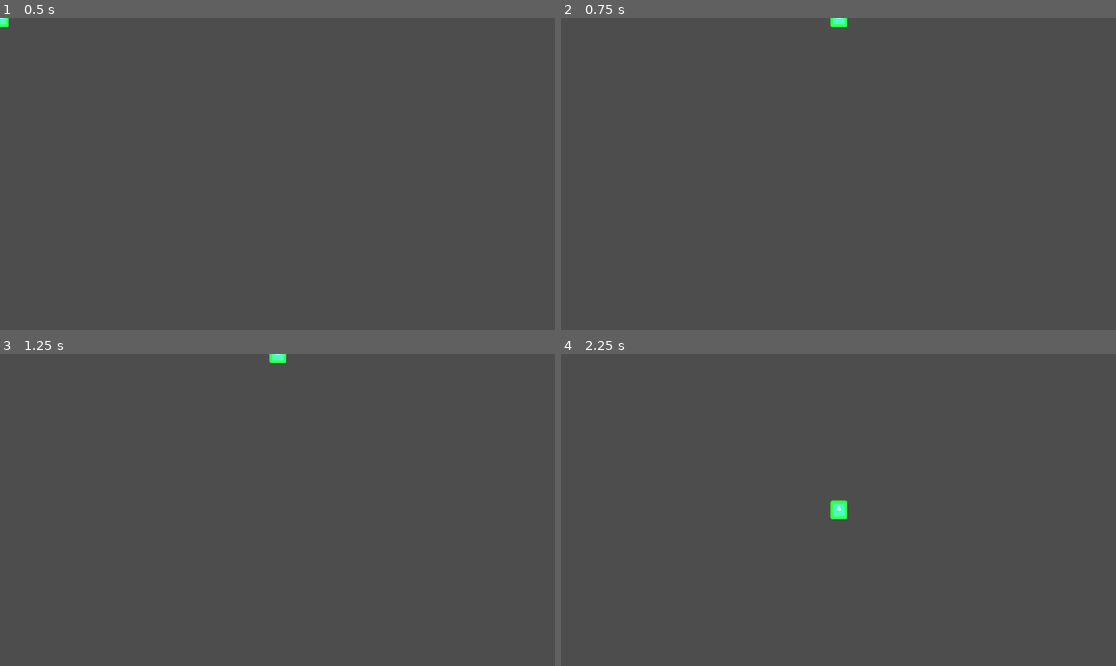
Above: before the commit, frames 1-4 (two rows, left to right).
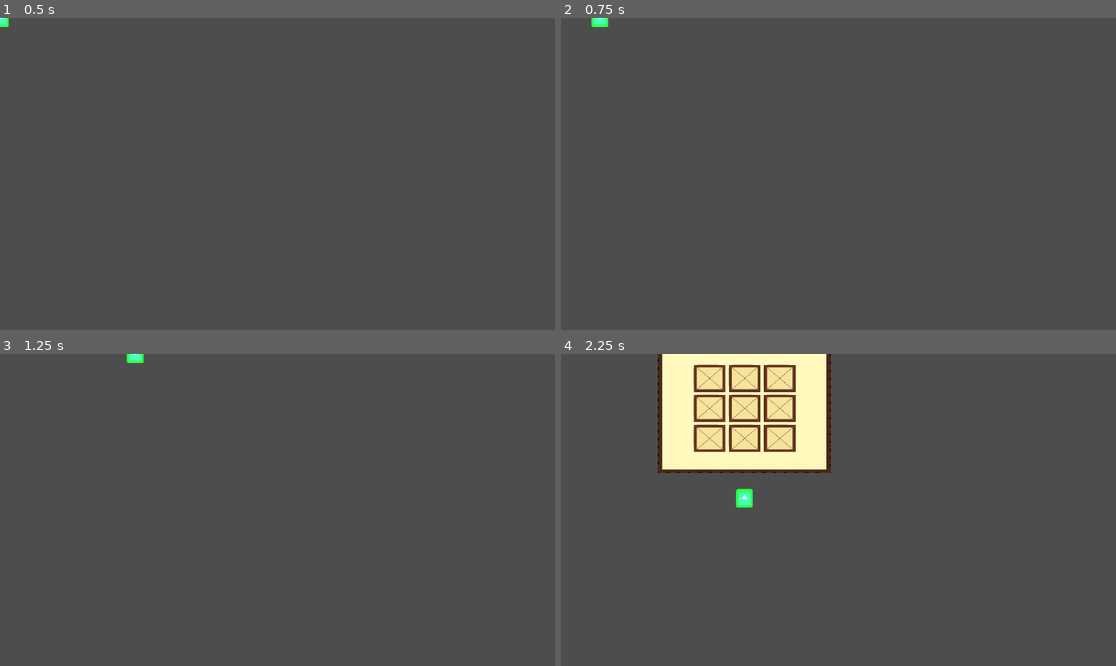
Above: after the commit, the same moments.

Repository: alexbowes51/Semester-2-Project
Game: Godot game, scene res://Scenes/player/player.tscn
Same seed, same stepped clock (60 frames per second), same inputs: the game is played once before the commit and once after it. The engine's default icon, where the game draws it, is replaced by a stand-in: a white triangle on a blue panel in a dark square.
Inputs:
- Up to frame 1 (0.5 s): no input
- Up to frame 2 (0.75 s): tap Enter at 0.5 s; hold Right (ui_right) from 0.53 s (still down); tap I (i, bound only after the commit) at 0.6 s
- Up to frame 3 (1.25 s): keep holding Right (ui_right)
- Up to frame 4 (2.25 s): release Right (ui_right) at 1.28 s; hold Down (ui_down) 1.28-2.03 s; tap I (i, bound only after the commit) at 1.35, 2.1 s; hold Right (ui_right) from 2.03 s (still down)

Frame 1 is identical in both runs. In frame 2, 0.2% of the frame differs, in the area x 5-52%, y 0-3%; in frame 3, 0.2%; in frame 4, 12%, in the area x 17-52%, y 0-54%.
Error after the commit: Parse Error: Cannot find member "items" in base "Inventory". (res://Inventory/Inventory_UI.gd:9)

Commit message:
started inventory

Diff:
--- /dev/null
+++ b/Inventory/Inventory_Item.gd
@@ -0,0 +1,6 @@
+extends Resource
+
+class_name Inventory_Item
+
+@export var name: String = ""
+@export var texture: Texture2D
--- /dev/null
+++ b/Inventory/Inventory_UI.gd
@@ -0,0 +1,30 @@
+extends Control
+
+@onready var inv : Inventory = preload("res://Inventory/player_Inventory.tres")
+@onready var slots: Array = $NinePatchRect/GridContainer.get_children()
+
+var is_open = false
+
+func update_slots():
+	for i in range(min(Inventory.items.size(), slots.size())):
+		slots[i].update(Inventory.items[i])
+
+func _ready():
+	update_slots()
+	close()
+
+func open():
+	visible = true
+	is_open = true
+
+
+func close():
+	visible = false
+	is_open = false
+
+func _process(delta):
+	if Input.is_action_just_pressed("i"):
+		if is_open:
+			close()
+		else:
+			open()
--- /dev/null
+++ b/Inventory/inventory.gd
@@ -0,0 +1,5 @@
+extends Resource
+
+class_name Inventory
+
+@export var items: Array[Inventory_Item]
--- /dev/null
+++ b/Inventory/inventory_slot_ui.gd
@@ -0,0 +1,11 @@
+extends Panel
+
+
+@onready var item_visual: Sprite2D = $item_display
+
+func update(items : Inventory):
+	if !items:
+		item_visual.visible = false
+	else:
+		item_visual.visible = true
+		item_visual.texture = items.texture
--- /dev/null
+++ b/Inventory/inventory_slot_ui.tscn
@@ -0,0 +1,17 @@
+[gd_scene load_steps=3 format=3 uid="uid://cvkx60yshxptc"]
+
+[ext_resource type="Script" path="res://Inventory/inventory_slot_ui.gd" id="1_btglw"]
+[ext_resource type="Texture2D" uid="uid://o0ffakvw437d" path="res://Art/Inventory/pixil-frame-0 (8).png" id="1_j8fhu"]
+
+[node name="Inventory_Slot_UI" type="Panel"]
+custom_minimum_size = Vector2(16, 16)
+offset_right = 18.0
+offset_bottom = 18.0
+script = ExtResource("1_btglw")
+
+[node name="Sprite2D" type="Sprite2D" parent="."]
+scale = Vector2(0.36, 0.36)
+texture = ExtResource("1_j8fhu")
+centered = false
+
+[node name="item_display" type="Sprite2D" parent="."]
--- /dev/null
+++ b/Inventory/inventory_ui.tscn
@@ -0,0 +1,68 @@
+[gd_scene load_steps=4 format=3 uid="uid://cv24ug4cywu32"]
+
+[ext_resource type="Texture2D" uid="uid://bfchbl8thvulv" path="res://Art/Inventory/pixil-frame-0 (9).png" id="1_21ghs"]
+[ext_resource type="Script" path="res://Inventory/Inventory_UI.gd" id="1_78xnh"]
+[ext_resource type="PackedScene" uid="uid://cvkx60yshxptc" path="res://Inventory/inventory_slot_ui.tscn" id="2_qw55u"]
+
+[node name="Inventory_UI" type="Control"]
+texture_filter = 1
+layout_mode = 3
+anchors_preset = 0
+offset_right = 199.0
+offset_bottom = 169.0
+script = ExtResource("1_78xnh")
+
+[node name="NinePatchRect" type="NinePatchRect" parent="."]
+layout_mode = 0
+offset_right = 197.0
+offset_bottom = 170.0
+texture = ExtResource("1_21ghs")
+patch_margin_left = 1
+patch_margin_top = 1
+patch_margin_right = 1
+patch_margin_bottom = 1
+
+[node name="GridContainer" type="GridContainer" parent="NinePatchRect"]
+custom_minimum_size = Vector2(10, 10)
+layout_mode = 1
+anchors_preset = 8
+anchor_left = 0.5
+anchor_top = 0.5
+anchor_right = 0.5
+anchor_bottom = 0.5
+offset_left = -47.5
+offset_top = -49.0
+offset_right = 25.5
+offset_bottom = 17.0
+grow_horizontal = 2
+grow_vertical = 2
+scale = Vector2(2, 2)
+pivot_offset = Vector2(10, 10)
+columns = 3
+
+[node name="1" parent="NinePatchRect/GridContainer" instance=ExtResource("2_qw55u")]
+layout_mode = 2
+
+[node name="Inventory_Slot_UI2" parent="NinePatchRect/GridContainer" instance=ExtResource("2_qw55u")]
+layout_mode = 2
+
+[node name="Inventory_Slot_UI3" parent="NinePatchRect/GridContainer" instance=ExtResource("2_qw55u")]
+layout_mode = 2
+
+[node name="Inventory_Slot_UI4" parent="NinePatchRect/GridContainer" instance=ExtResource("2_qw55u")]
+layout_mode = 2
+
+[node name="Inventory_Slot_UI5" parent="NinePatchRect/GridContainer" instance=ExtResource("2_qw55u")]
+layout_mode = 2
+
+[node name="Inventory_Slot_UI6" parent="NinePatchRect/GridContainer" instance=ExtResource("2_qw55u")]
+layout_mode = 2
+
+[node name="Inventory_Slot_UI7" parent="NinePatchRect/GridContainer" instance=ExtResource("2_qw55u")]
+layout_mode = 2
+
+[node name="Inventory_Slot_UI8" parent="NinePatchRect/GridContainer" instance=ExtResource("2_qw55u")]
+layout_mode = 2
+
+[node name="9" parent="NinePatchRect/GridContainer" instance=ExtResource("2_qw55u")]
+layout_mode = 2
--- /dev/null
+++ b/Inventory/items/Bottles.tres
@@ -0,0 +1,9 @@
+[gd_resource type="Resource" script_class="Inventory_Item" load_steps=3 format=3 uid="uid://dht03vjqgv12j"]
+
+[ext_resource type="Script" path="res://Inventory/Inventory_Item.gd" id="1_ahrqs"]
+[ext_resource type="Texture2D" uid="uid://bjkf1blilc330" path="res://Art/Items/Bottles.png" id="2_ym50o"]
+
+[resource]
+script = ExtResource("1_ahrqs")
+name = "Bottle"
+texture = ExtResource("2_ym50o")
--- /dev/null
+++ b/Inventory/player_Inventory.tres
@@ -0,0 +1,9 @@
+[gd_resource type="Resource" script_class="Inventory" load_steps=4 format=3 uid="uid://57ap7oxacyuy"]
+
+[ext_resource type="Script" path="res://Inventory/Inventory_Item.gd" id="1_eq1b7"]
+[ext_resource type="Resource" uid="uid://dht03vjqgv12j" path="res://Inventory/items/Bottles.tres" id="2_ia4ao"]
+[ext_resource type="Script" path="res://Inventory/inventory.gd" id="3_fphtw"]
+
+[resource]
+script = ExtResource("3_fphtw")
+items = Array[ExtResource("1_eq1b7")]([ExtResource("2_ia4ao"), null, null, null, ExtResource("2_ia4ao"), null, null, null, ExtResource("2_ia4ao")])
--- a/Scenes/enemys/enemy1.tscn
+++ b/Scenes/enemys/enemy1.tscn
@@ -11,6 +11,6 @@
 scale = Vector2(0.00334821, 0.00334821)
 texture = ExtResource("1_o6kx5")
 
-[node name="CollisionShape2D" type="CollisionShape2D" parent="Sprite2D"]
-scale = Vector2(149.334, 149.333)
+[node name="CollisionShape2D" type="CollisionShape2D" parent="."]
+scale = Vector2(0.500002, 0.499998)
 shape = SubResource("RectangleShape2D_dhuhu")
--- a/Scenes/player/player.tscn
+++ b/Scenes/player/player.tscn
@@ -1,13 +1,44 @@
-[gd_scene load_steps=4 format=3 uid="uid://dwmhxdnbbb5cd"]
+[gd_scene load_steps=6 format=3 uid="uid://dwmhxdnbbb5cd"]
 
-[ext_resource type="Script" path="res://Scripts/Player/player.gd" id="1_5acm0"]
+[ext_resource type="Resource" uid="uid://57ap7oxacyuy" path="res://Inventory/player_Inventory.tres" id="1_4owyj"]
 [ext_resource type="Texture2D" uid="uid://dbjf424rm2cyj" path="res://Art/Default/icon.svg" id="1_u2fgw"]
+[ext_resource type="PackedScene" uid="uid://cv24ug4cywu32" path="res://Inventory/inventory_ui.tscn" id="3_jvthm"]
+
+[sub_resource type="GDScript" id="GDScript_pbkry"]
+script/source = "extends CharacterBody2D
+
+
+const SPEED = 400.0
+const JUMP_VELOCITY = -400.0
+
+@export var inv : Inventory
+
+func _physics_process(delta: float) -> void:
+	# Get the input direction and handle the movement/deceleration.
+	# As good practice, you should replace UI actions with custom gameplay actions.
+	var directionLR := Input.get_axis(\"ui_left\", \"ui_right\")
+	var directionUD := Input.get_axis(\"ui_up\", \"ui_down\")
+
+	if directionLR:
+		velocity.x = directionLR * SPEED
+	else:
+		velocity.x = move_toward(velocity.x, 0, SPEED)
+
+	if directionUD:
+		velocity.y = directionUD * SPEED
+	else:
+		velocity.y = move_toward(velocity.y,0,SPEED)
+
+
+	move_and_slide()
+"
 
 [sub_resource type="RectangleShape2D" id="RectangleShape2D_clkjh"]
 size = Vector2(36, 40)
 
 [node name="CharacterBody2D" type="CharacterBody2D"]
-script = ExtResource("1_5acm0")
+script = SubResource("GDScript_pbkry")
+inv = ExtResource("1_4owyj")
 
 [node name="Sprite2D" type="Sprite2D" parent="."]
 modulate = Color(1, 100, 1, 1)
@@ -24,3 +55,10 @@
 limit_top = 0
 limit_right = 32500
 limit_bottom = 19600
+
+[node name="Inventory_UI" parent="." instance=ExtResource("3_jvthm")]
+offset_left = -179.0
+offset_top = -318.0
+offset_right = 18.0
+offset_bottom = -149.0
+scale = Vector2(1.8217, 1.55831)
--- a/Scripts/Player/player.gd
+++ b/Scripts/Player/player.gd
@@ -1,7 +1,7 @@
 extends CharacterBody2D
 
 
-const SPEED = 4000.0
+const SPEED = 400.0
 const JUMP_VELOCITY = -400.0
 
 
--- a/project.godot
+++ b/project.godot
@@ -14,3 +14,11 @@
 run/main_scene="res://Scenes/player/player.tscn"
 config/features=PackedStringArray("4.3", "Forward Plus")
 config/icon="res://Art/Default/icon.svg"
+
+[input]
+
+i={
+"deadzone": 0.5,
+"events": [Object(InputEventKey,"resource_local_to_scene":false,"resource_name":"","device":0,"window_id":0,"alt_pressed":false,"shift_pressed":false,"ctrl_pressed":false,"meta_pressed":false,"pressed":false,"keycode":0,"physical_keycode":73,"key_label":0,"unicode":0,"location":0,"echo":false,"script":null)
+]
+}
Binary file added: Art/Inventory/pixil-frame-0 (8).png
Not shown, changed: Art/Inventory/pixil-frame-0 (8).png.import
Binary file added: Art/Inventory/pixil-frame-0 (9).png
Not shown, added: Art/Inventory/pixil-frame-0 (9).png.import
Renamed: Art/item_sheet.png -> Art/Item_sheet/item_sheet.png
Not shown, changed: Art/Item_sheet/item_sheet.png.import
Renamed: Art/Bottles.png -> Art/Items/Bottles.png
Not shown, added: Art/Items/Bottles.png.import
Renamed: Art/Rubber.png -> Art/Items/Rubber.png
Not shown, changed: Art/Items/Rubber.png.import
Renamed: Art/Wood.png -> Art/Items/Wood.png
Not shown, changed: Art/Items/Wood.png.import
(and 3 more such lines)
